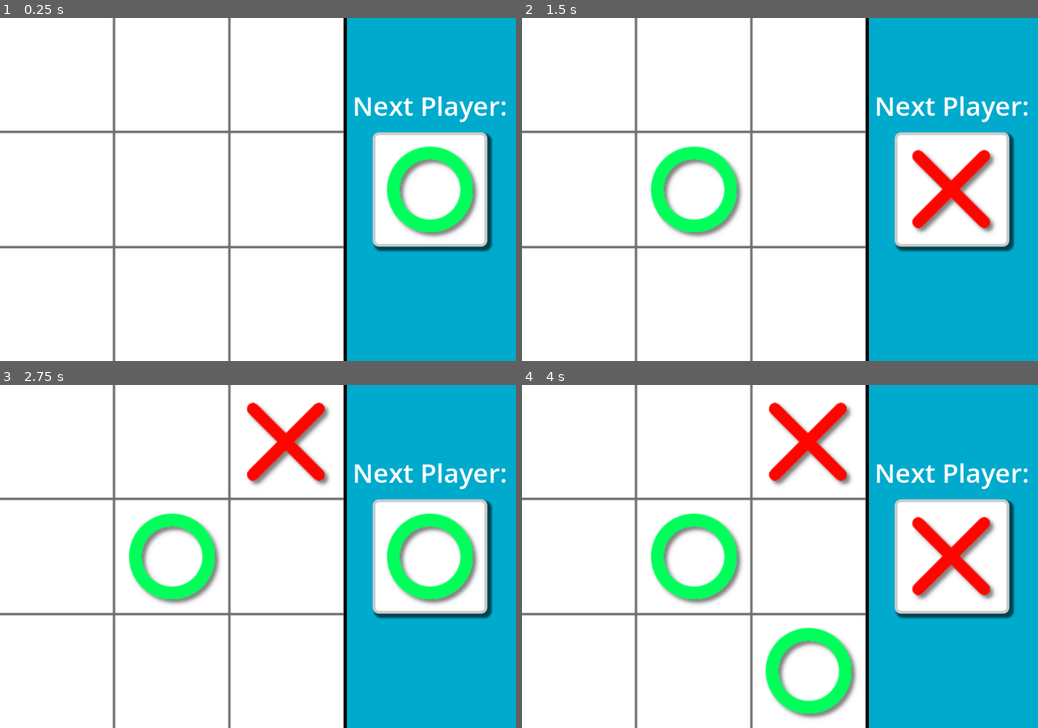
Above: before the commit, frames 1-4 (two rows, left to right).
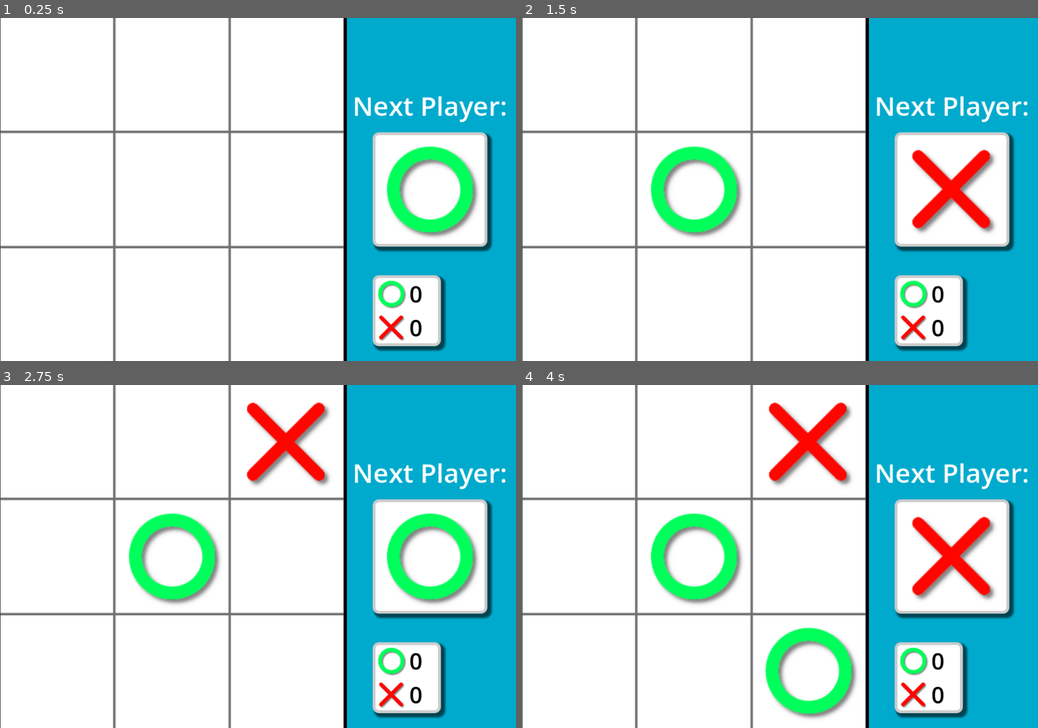
Above: after the commit, the same moments.

Repository: VVarnel/TicTacToe
Game: Godot game, scene res://main.tscn
The game is run twice, just before and just after one commit, with the same random seed, the same clock (stepped at 60 frames per second) and the same inputs.
Inputs (mouse positions are in pixels of both pictures, inside the frame that each line leads up to):
- Up to frame 1 (0.25 s): no input
- Up to frame 2 (1.5 s): tap Enter at 0.5 s; move the mouse to (893, 172) at 0.52 s; click (893, 172) at 0.67 s; tap Space at 1.25 s; move the mouse to (676, 206) at 1.27 s; click (676, 206) at 1.42 s
- Up to frame 3 (2.75 s): tap Enter at 2 s; move the mouse to (309, 481) at 2.02 s; click (309, 481) at 2.17 s
- Up to frame 4 (4 s): tap Space at 2.75 s; move the mouse to (754, 625) at 2.77 s; click (754, 625) at 2.92 s; tap Enter at 3.5 s; move the mouse to (934, 607) at 3.52 s; click (934, 607) at 3.67 s

The runs differ from the first frame. In frame 1, 4.0% of the frame differs, in the area x 0-87%, y 0-100%; in frame 2, 4.0%; in frame 3, 4.0%; in frame 4, 4.0%.

Commit message:
Added player scores, that dinamicaly change based on text size. Confetti gradient added.

Diff:
--- a/main.gd
+++ b/main.gd
@@ -3,6 +3,9 @@
 @export var circle_scene: PackedScene
 @export var cross_scene: PackedScene
 
+
+var cross_win_count: int
+var circle_win_count: int
 var player: int
 var winner: int
 var moves: int
@@ -16,7 +19,8 @@
 var col_sum: int
 var diagonal1_sum: int
 var diagonal2_sum: int
-
+var score_label_Cross
+var score_label_Circle
 
 # Called when the node enters the scene tree for the first time.
 func _ready() -> void:
@@ -25,8 +29,10 @@
 	cell_size = board_size / 3
 	#get coordinates of small panel on right side window
 	player_panel_pos = $PlayerPanel.get_position()
+	score_label_Cross = $PlayerScores/MarginContainer/VBoxContainer/HBoxContainer_Cross/CrossScore
+	score_label_Circle = $PlayerScores/MarginContainer/VBoxContainer/HBoxContainer_Circle/CircleScore
 	new_game()
-
+	update_player_score()
 # Called every frame. 'delta' is the elapsed time since the previous frame.
 func _process(delta: float) -> void:
 	pass
@@ -47,8 +53,12 @@
 						get_tree().paused = true
 						$GameOverMenu.show()
 						if winner == 1:
+							circle_win_count += 1
+							update_player_score()
 							$GameOverMenu.get_node("ResultLabel").text = "Player 1 Wins!"
 						elif winner == -1:
+							cross_win_count += 1
+							update_player_score()
 							$GameOverMenu.get_node("ResultLabel").text = "Player 2 Wins!"
 					#check if the boared has been filed
 					elif moves == 9:
@@ -64,6 +74,8 @@
 func new_game():
 	$Confetti_green_left.emitting = false
 	$Confetti_green_right.emitting = false
+	$Confetti_red_left.emitting = false
+	$Confetti_red_right.emitting = false
 
 	player = 1
 	winner = 0
@@ -123,14 +135,27 @@
 
 func _on_game_over_menu_restart() -> void:
 	new_game()
-
-
-
+	$Confetti_green_left.hide()
+	$Confetti_green_right.hide()
+	$Confetti_red_left.hide()
+	$Confetti_red_right.hide()
 
 func _on_game_over_menu_visibility() -> void:
 	if winner == 1:
 		$Confetti_green_left.emitting = true
 		$Confetti_green_right.emitting = true
+		$Confetti_green_left.show()
+		$Confetti_green_right.show()
+		$Confetti_green_left.restart()
+		$Confetti_green_right.restart()
 	elif winner == -1:
+		$Confetti_red_left.show()
+		$Confetti_red_right.show()
+		$Confetti_red_left.restart()
+		$Confetti_red_right.restart()
 		$Confetti_red_left.emitting = true
 		$Confetti_red_right.emitting = true
+
+func update_player_score():
+	score_label_Circle.text = "%d" % circle_win_count
+	score_label_Cross.text = "%d" % cross_win_count
--- a/main.tscn
+++ b/main.tscn
@@ -5,6 +5,8 @@
 [ext_resource type="PackedScene" uid="uid://dxhpnsrrimimb" path="res://Board.tscn" id="2_h2yge"]
 [ext_resource type="PackedScene" uid="uid://mr882aviyvia" path="res://Cross.tscn" id="3_1bvp3"]
 [ext_resource type="PackedScene" uid="uid://c5cs5h88abqqy" path="res://game_over_menu.tscn" id="5_lquwl"]
+[ext_resource type="Texture2D" uid="uid://dy1txa4iw2ldj" path="res://Assets/circle.png" id="6_272bh"]
+[ext_resource type="Texture2D" uid="uid://b02u43ptx6kjf" path="res://Assets/cross.png" id="7_5vw27"]
 
 [sub_resource type="StyleBoxFlat" id="StyleBoxFlat_1bvp3"]
 bg_color = Color(0, 0.6666667, 0.8039216, 1)
@@ -24,6 +26,12 @@
 shadow_size = 5
 shadow_offset = Vector2(5, 5)
 
+[sub_resource type="Gradient" id="Gradient_272bh"]
+colors = PackedColorArray(0, 1, 0.3529412, 1, 1, 1, 0, 1)
+
+[sub_resource type="GradientTexture1D" id="GradientTexture1D_5vw27"]
+gradient = SubResource("Gradient_272bh")
+
 [sub_resource type="ParticleProcessMaterial" id="ParticleProcessMaterial_lquwl"]
 particle_flag_disable_z = true
 direction = Vector3(0, 1, 0)
@@ -33,7 +41,13 @@
 gravity = Vector3(-80, -100, 0)
 scale_min = 5.0
 scale_max = 20.0
-color = Color(0, 1, 0.3529412, 1)
+color_ramp = SubResource("GradientTexture1D_5vw27")
+
+[sub_resource type="Gradient" id="Gradient_5vw27"]
+colors = PackedColorArray(0, 1, 0, 1, 1, 1, 0, 1)
+
+[sub_resource type="GradientTexture1D" id="GradientTexture1D_kek77"]
+gradient = SubResource("Gradient_5vw27")
 
 [sub_resource type="ParticleProcessMaterial" id="ParticleProcessMaterial_7mycd"]
 particle_flag_disable_z = true
@@ -44,7 +58,13 @@
 gravity = Vector3(80, -100, 0)
 scale_min = 5.0
 scale_max = 20.0
-color = Color(0, 1, 0.3529412, 1)
+color_ramp = SubResource("GradientTexture1D_kek77")
+
+[sub_resource type="Gradient" id="Gradient_kek77"]
+colors = PackedColorArray(1, 0, 0, 1, 0.39215687, 0, 0.27450982, 1)
+
+[sub_resource type="GradientTexture1D" id="GradientTexture1D_4c57u"]
+gradient = SubResource("Gradient_kek77")
 
 [sub_resource type="ParticleProcessMaterial" id="ParticleProcessMaterial_272bh"]
 particle_flag_disable_z = true
@@ -55,7 +75,13 @@
 gravity = Vector3(-80, -100, 0)
 scale_min = 5.0
 scale_max = 20.0
-color = Color(1, 0.019607844, 0, 1)
+color_ramp = SubResource("GradientTexture1D_4c57u")
+
+[sub_resource type="Gradient" id="Gradient_4c57u"]
+colors = PackedColorArray(1, 0, 0, 1, 0.39215687, 0, 0.27450982, 1)
+
+[sub_resource type="GradientTexture1D" id="GradientTexture1D_efxa6"]
+gradient = SubResource("Gradient_4c57u")
 
 [sub_resource type="ParticleProcessMaterial" id="ParticleProcessMaterial_5vw27"]
 particle_flag_disable_z = true
@@ -66,7 +92,20 @@
 gravity = Vector3(80, -100, 0)
 scale_min = 5.0
 scale_max = 20.0
-color = Color(1, 0.019607844, 0, 1)
+color_ramp = SubResource("GradientTexture1D_efxa6")
+
+[sub_resource type="StyleBoxFlat" id="StyleBoxFlat_7mycd"]
+bg_color = Color(1, 1, 1, 1)
+border_width_left = 5
+border_width_top = 5
+border_width_right = 5
+border_width_bottom = 5
+corner_radius_top_left = 10
+corner_radius_top_right = 10
+corner_radius_bottom_right = 10
+corner_radius_bottom_left = 10
+shadow_size = 5
+shadow_offset = Vector2(5, 5)
 
 [node name="Main" type="Node" unique_id=114863305]
 process_mode = 1
@@ -75,8 +114,8 @@
 cross_scene = ExtResource("3_1bvp3")
 
 [node name="Board" parent="." unique_id=1868274189 instance=ExtResource("2_h2yge")]
-position = Vector2(299.5, 300)
-scale = Vector2(0.99833333, 1)
+position = Vector2(300, 300)
+scale = Vector2(0.998, 1)
 
 [node name="SidePanel" type="Panel" parent="." unique_id=210672077]
 custom_minimum_size = Vector2(300, 600)
@@ -110,47 +149,107 @@
 
 [node name="Confetti_green_right" type="GPUParticles2D" parent="." unique_id=201471873]
 process_mode = 3
+z_index = 1
 position = Vector2(600, 600)
 emitting = false
 amount = 100
 lifetime = 3.0
 one_shot = true
-explosiveness = 0.1
+explosiveness = 0.5
 randomness = 0.5
 process_material = SubResource("ParticleProcessMaterial_lquwl")
 
 [node name="Confetti_green_left" type="GPUParticles2D" parent="." unique_id=403617158]
 process_mode = 3
+z_index = 1
 position = Vector2(0, 600)
 emitting = false
 amount = 100
 lifetime = 3.0
 one_shot = true
-explosiveness = 0.1
+explosiveness = 0.5
 randomness = 0.5
 process_material = SubResource("ParticleProcessMaterial_7mycd")
 
 [node name="Confetti_red_right" type="GPUParticles2D" parent="." unique_id=246255495]
 process_mode = 3
+z_index = 1
 position = Vector2(600, 600)
 emitting = false
 amount = 100
 lifetime = 3.0
 one_shot = true
-explosiveness = 0.1
+explosiveness = 0.5
 randomness = 0.5
 process_material = SubResource("ParticleProcessMaterial_272bh")
 
 [node name="Confetti_red_left" type="GPUParticles2D" parent="." unique_id=764715010]
 process_mode = 3
+z_index = 1
 position = Vector2(0, 600)
 emitting = false
 amount = 100
 lifetime = 3.0
 one_shot = true
-explosiveness = 0.1
+explosiveness = 0.5
 randomness = 0.5
 process_material = SubResource("ParticleProcessMaterial_5vw27")
+
+[node name="PlayerScores" type="PanelContainer" parent="." unique_id=1795271637]
+anchors_preset = -1
+anchor_left = 0.72200006
+anchor_top = 0.73700005
+anchor_right = 0.9710001
+anchor_bottom = 0.92700005
+offset_left = 0.19995117
+offset_top = 7.7999573
+offset_right = -104.900085
+offset_bottom = 17.799988
+theme_override_styles/panel = SubResource("StyleBoxFlat_7mycd")
+
+[node name="MarginContainer" type="MarginContainer" parent="PlayerScores" unique_id=1968640157]
+layout_mode = 2
+
+[node name="VBoxContainer" type="VBoxContainer" parent="PlayerScores/MarginContainer" unique_id=887291733]
+layout_mode = 2
+
+[node name="HBoxContainer_Circle" type="HBoxContainer" parent="PlayerScores/MarginContainer/VBoxContainer" unique_id=806162798]
+layout_mode = 2
+
+[node name="TextureRect_Circle" type="TextureRect" parent="PlayerScores/MarginContainer/VBoxContainer/HBoxContainer_Circle" unique_id=814105283]
+custom_minimum_size = Vector2(55, 0)
+layout_mode = 2
+texture = ExtResource("6_272bh")
+expand_mode = 1
+stretch_mode = 5
+
+[node name="CircleScore" type="Label" parent="PlayerScores/MarginContainer/VBoxContainer/HBoxContainer_Circle" unique_id=345092320]
+modulate = Color(0, 0, 0, 1)
+self_modulate = Color(0, 0, 0, 1)
+custom_minimum_size = Vector2(50, 50)
+layout_direction = 2
+layout_mode = 2
+theme_override_font_sizes/font_size = 40
+vertical_alignment = 1
+
+[node name="HBoxContainer_Cross" type="HBoxContainer" parent="PlayerScores/MarginContainer/VBoxContainer" unique_id=1053274681]
+layout_mode = 2
+
+[node name="TextureRect_Cross" type="TextureRect" parent="PlayerScores/MarginContainer/VBoxContainer/HBoxContainer_Cross" unique_id=454516571]
+custom_minimum_size = Vector2(55, 0)
+layout_mode = 2
+texture = ExtResource("7_5vw27")
+expand_mode = 1
+stretch_mode = 5
+
+[node name="CrossScore" type="Label" parent="PlayerScores/MarginContainer/VBoxContainer/HBoxContainer_Cross" unique_id=50810251]
+modulate = Color(0, 0, 0, 1)
+self_modulate = Color(0, 0, 0, 1)
+custom_minimum_size = Vector2(50, 50)
+layout_direction = 2
+layout_mode = 2
+theme_override_font_sizes/font_size = 40
+vertical_alignment = 1
 
 [connection signal="restart" from="GameOverMenu" to="." method="_on_game_over_menu_restart"]
 [connection signal="visibility" from="GameOverMenu" to="." method="_on_game_over_menu_visibility"]
